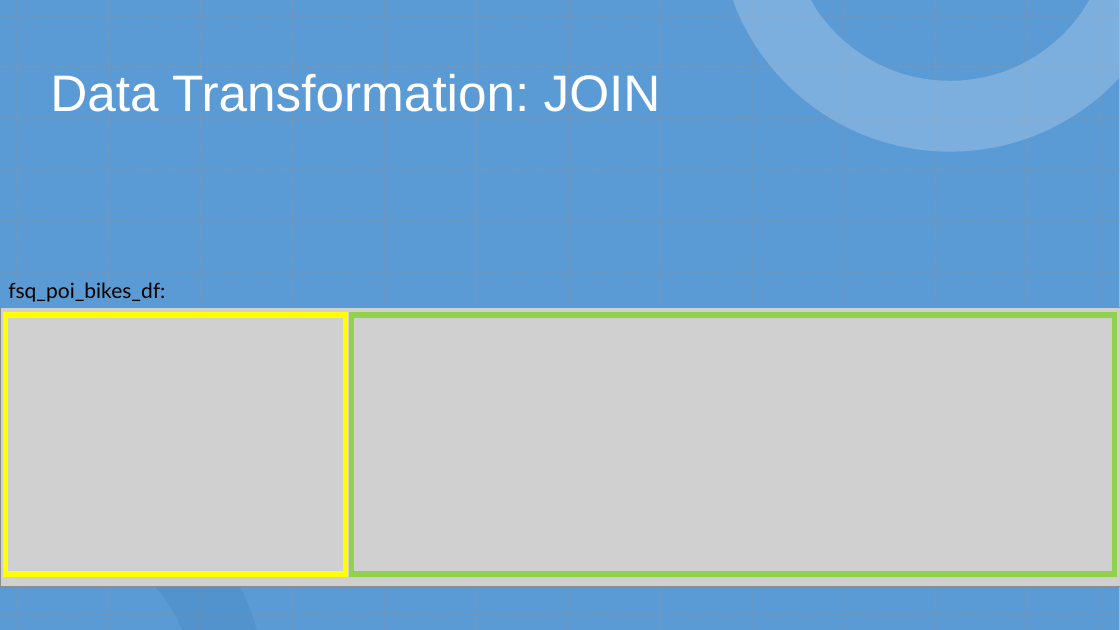
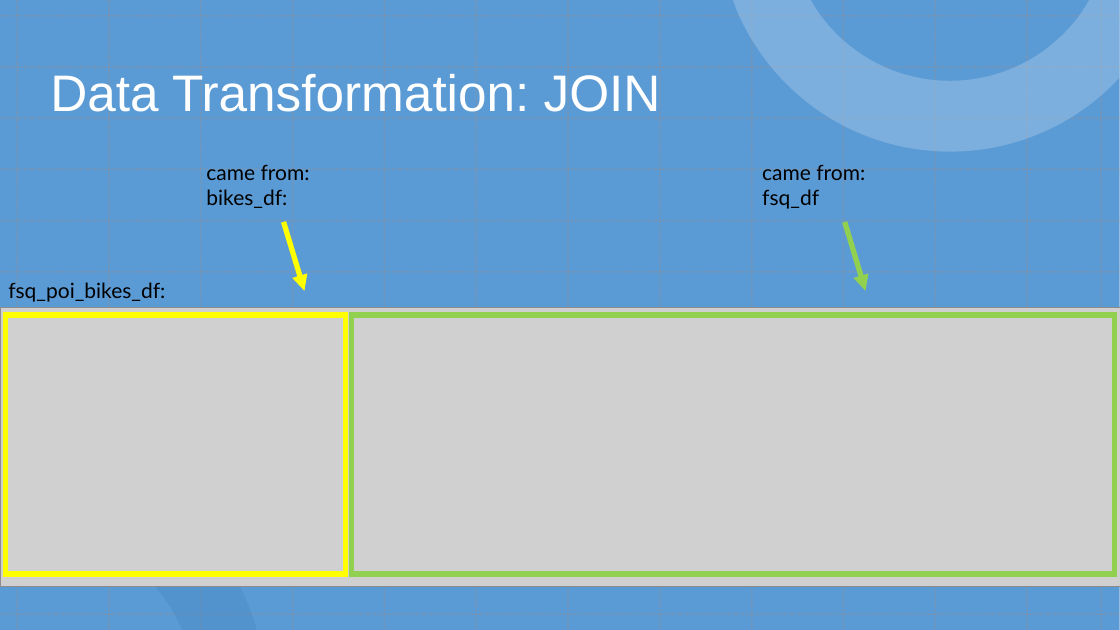
Before and after one commit to jtwleung/Project-Statistical-Modelling-with-Python, a slide deck: slide 5 of Statistical Modeling with Python.pptx. Drawn at 1120x630 pixels with LibreOffice and Linux fonts; fonts in the diff are those of the drawing; grey boxes stand for pictures. Boxes give left, top, right and bottom in pixels: in the first picture for what was removed or moved away, otherwise in the second. Text is boxed around its words. In the diff, an @@ line names an element or a change of style, - is before the commit and + after.

```diff
--- a/Statistical Modeling with Python.pptx
+++ b/Statistical Modeling with Python.pptx
@@ text added at [206,164,310,208], 18 pt, text #000000 @@
+came from:
+bikes_df:
@@ text added at [762,164,865,209], 18 pt, text #000000 @@
+came from:
+fsq_df
@@ arrow added from (284, 222) to (304, 291), #FFFF00 4.5 pt @@
@@ arrow added from (845, 222) to (865, 291), #92D050 4.5 pt @@
```
Also in this commit, not shown: 7 other slides changed, 2 slides added, 1 other file.
